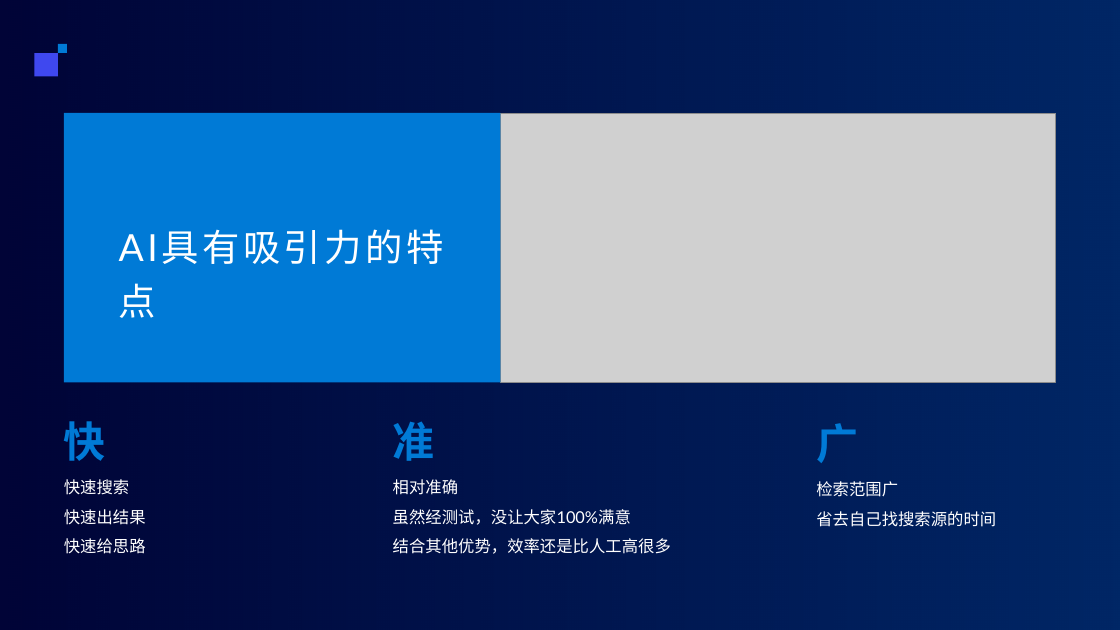
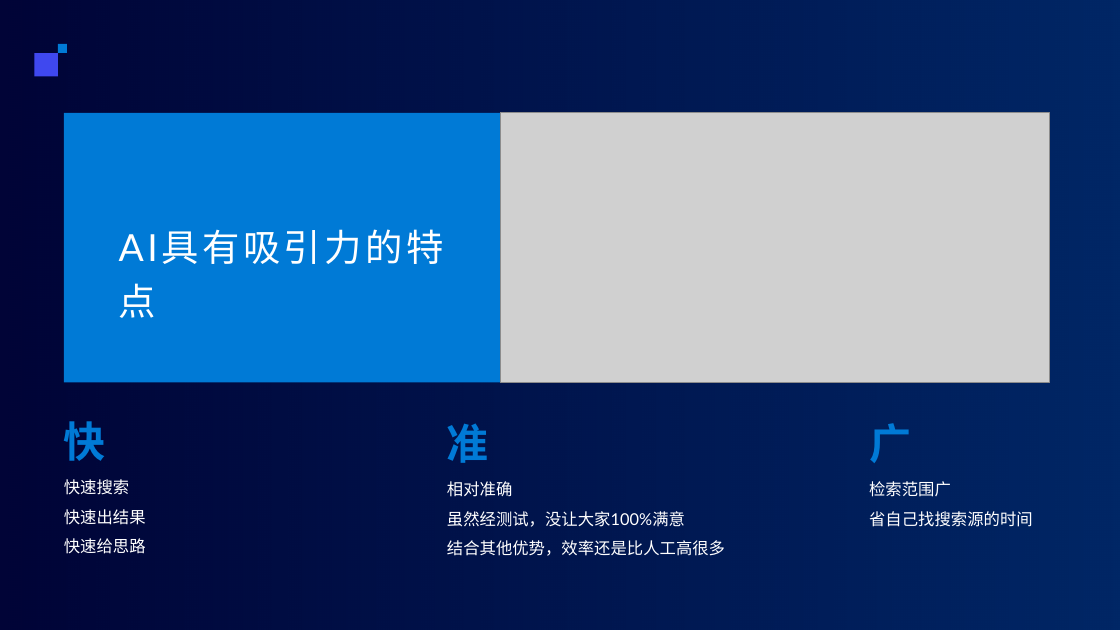
Before and after one commit to qq986063761/study, a slide deck: slide 4 of 分享/aiCode/ppt/AI编程.pptx. Drawn at 1120x630 pixels with LibreOffice and Linux fonts; fonts in the diff are those of the drawing; grey boxes stand for pictures; background and template pictures are left out. Boxes give left, top, right and bottom in pixels: in the first picture for what was removed or moved away, otherwise in the second. Text is boxed around its words. In the diff, an @@ line names an element or a change of style, - is before the commit and + after.

```diff
--- a/分享/aiCode/ppt/AI编程.pptx
+++ b/分享/aiCode/ppt/AI编程.pptx
@@ picture: place and size @@
-picture at [501,113,1056,382]
+picture at [501,113,1050,382]
@@ 4 texts: place and size @@
-4 texts at [393,421,996,554]
+4 texts at [447,423,1033,556]
@@ text at [869,511,1033,527]: text changed @@
-省去自己找搜索源的时间
+省自己找搜索源的时间
```
Also in this commit, not shown: 1 other slide changed, 2 other files.
